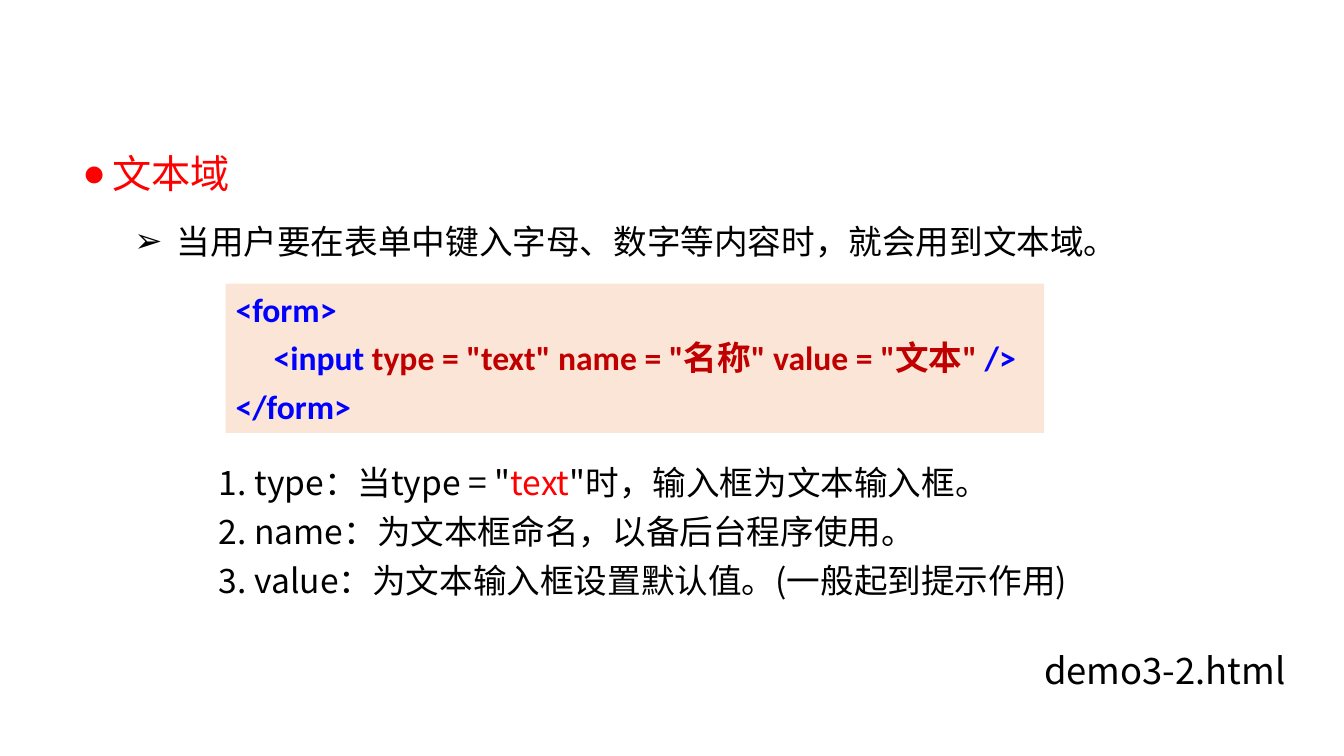
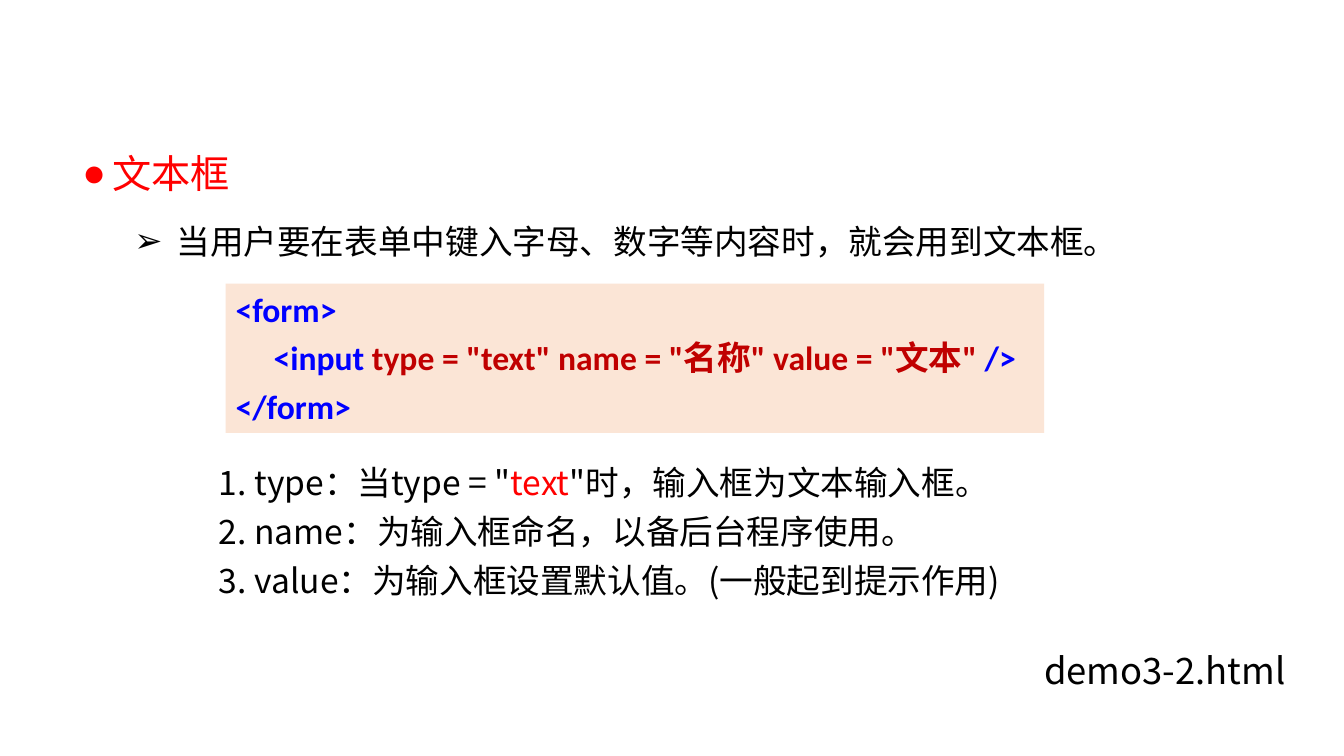
Before and after one commit to liujinmenghaoren/course-web1, a slide deck: slide 22 of materials/slides/ch03-htmlBasic2.pptx. Drawn at 1344x756 pixels with LibreOffice and Linux fonts; fonts in the diff are those of the drawing; background and template pictures are left out. Boxes give left, top, right and bottom in pixels: in the first picture for what was removed or moved away, otherwise in the second. Text is boxed around its words. In the diff, an @@ line names an element or a change of style, - is before the commit and + after.

```diff
--- a/materials/slides/ch03-htmlBasic2.pptx
+++ b/materials/slides/ch03-htmlBasic2.pptx
@@ text at <box>112,155,1118,258</box>: text changed @@
-● 文本域
-  ➢ 当用户要在表单中键入字母、数字等内容时，就会用到文本域。
+● 文本框
+  ➢ 当用户要在表单中键入字母、数字等内容时，就会用到文本框。
@@ text at <box>219,515,1000,600</box>: text changed @@
-2. name：为文本框命名，以备后台程序使用。
-3. value：为文本输入框设置默认值。(一般起到提示作用)
+2. name：为输入框命名，以备后台程序使用。
+3. value：为输入框设置默认值。(一般起到提示作用)
```
Also in this commit, not shown: 3 other slides changed.
